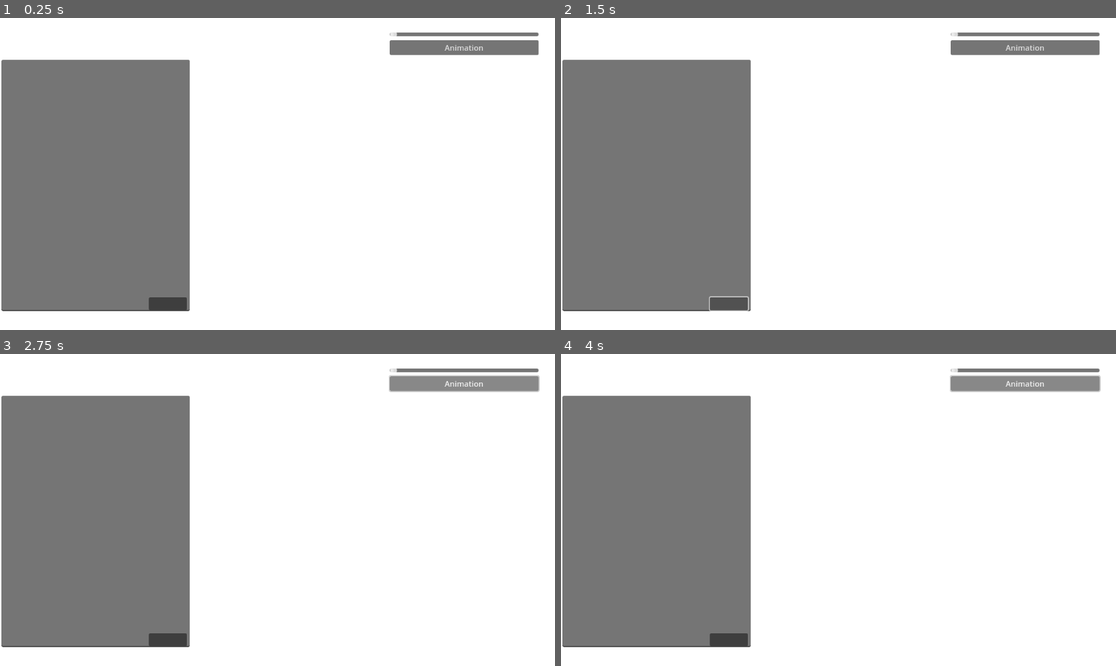
Above: before the commit, frames 1-4 (two rows, left to right).
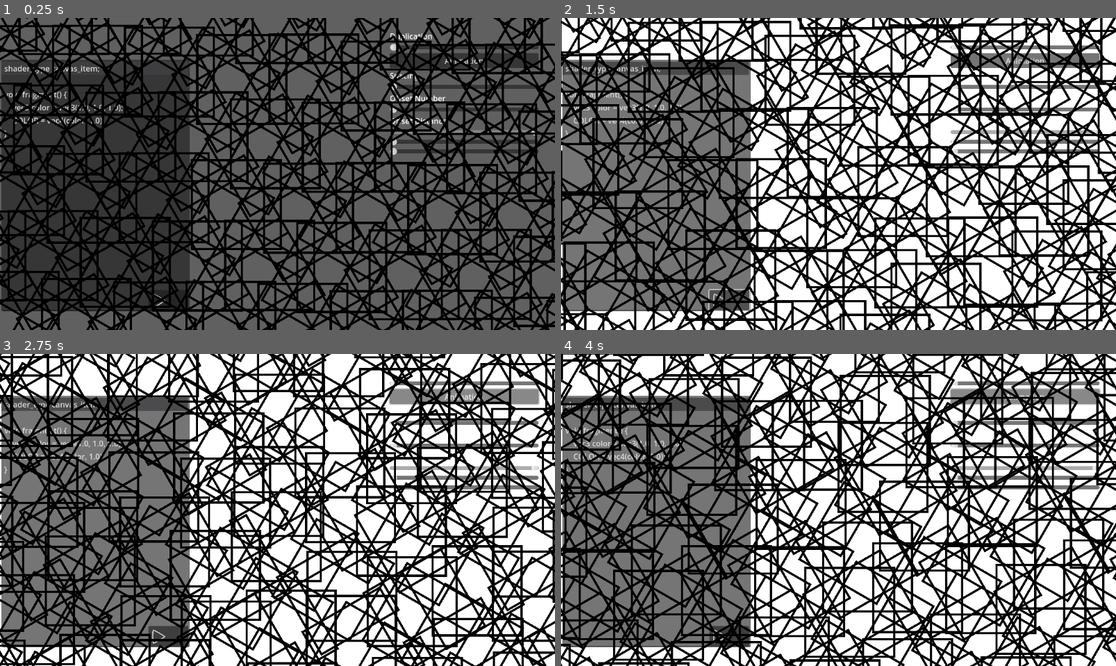
Above: after the commit, the same moments.

Repository: Juju-brz/GDVJ
Game: Godot game, scene res://01_Superpositions_géométriques.tscn
Same seed, same stepped clock (60 frames per second), same inputs: the game is played once before the commit and once after it. Before the commit the project starts from res://persianPattern.tscn.
Inputs (mouse positions are in pixels of both pictures, inside the frame that each line leads up to; where the layout moved, square brackets give the same spot in the first picture):
- Up to frame 1 (0.25 s): no input
- Up to frame 2 (1.5 s): click "Animation" at 0.5 s; click (727, 298) [727, 305] at 1.25 s
- Up to frame 3 (2.75 s): click "Animation" at 2 s
- Up to frame 4 (4 s): click (727, 634) [727, 641] at 2.75 s; click "Animation" at 3.5 s

The runs differ from the first frame. In frame 1, 99% of the frame differs, in the area x 0-100%, y 0-100%; in frame 2, 49%; in frame 3, 50%; in frame 4, 50%.
Error before the commit: Invalid access to property or key 'value' on a base object of type 'null instance'. (res://Rose_window_script_01.gd:133)

Commit message:
NameCorrection

Diff:
--- /dev/null
+++ b/01_Superpositions_géométriques.tscn
@@ -0,0 +1,126 @@
+[gd_scene load_steps=9 format=3 uid="uid://qywxpr5vvcjj"]
+
+[ext_resource type="Script" uid="uid://c4hfbx71iow0l" path="res://01_Superpositions_Géometriques_MainScript.gd" id="1_um0o5"]
+[ext_resource type="Shader" uid="uid://cmfsoauknrqx6" path="res://persianPattern.gdshader" id="2_4e16f"]
+[ext_resource type="Texture2D" uid="uid://cxk1yqvdskdin" path="res://geometries/Square.svg" id="3_evy8j"]
+[ext_resource type="Script" uid="uid://dopbw671o2emm" path="res://code_edit.gd" id="4_pyqlm"]
+[ext_resource type="Texture2D" uid="uid://cwr75hikdjaj7" path="res://play.svg" id="5_4e16f"]
+
+[sub_resource type="ShaderMaterial" id="ShaderMaterial_f05lg"]
+shader = ExtResource("2_4e16f")
+
+[sub_resource type="ShaderMaterial" id="ShaderMaterial_73kxq"]
+
+[sub_resource type="SyntaxHighlighter" id="SyntaxHighlighter_evy8j"]
+
+[node name="Node2D" type="Node2D"]
+script = ExtResource("1_um0o5")
+
+[node name="ColorRect" type="ColorRect" parent="."]
+material = SubResource("ShaderMaterial_f05lg")
+offset_right = 1164.0
+offset_bottom = 674.0
+color = Color(0.3770668, 0.3770668, 0.3770668, 1)
+
+[node name="Square" type="Sprite2D" parent="."]
+material = SubResource("ShaderMaterial_73kxq")
+position = Vector2(582, 337.00003)
+scale = Vector2(0.4, 0.4)
+texture = ExtResource("3_evy8j")
+
+[node name="Control" type="Control" parent="."]
+layout_mode = 3
+anchors_preset = 0
+offset_right = 40.0
+offset_bottom = 40.0
+
+[node name="VBoxContainer" type="VBoxContainer" parent="Control"]
+layout_mode = 0
+offset_left = 809.0
+offset_top = 26.0
+offset_right = 1118.0
+offset_bottom = 334.0
+
+[node name="Label2" type="Label" parent="Control/VBoxContainer"]
+layout_mode = 2
+text = "Duplication"
+
+[node name="HSlider" type="HSlider" parent="Control/VBoxContainer"]
+layout_mode = 2
+min_value = 3.0
+max_value = 10.0
+value = 3.0
+
+[node name="Button" type="Button" parent="Control/VBoxContainer"]
+layout_mode = 2
+text = "Animation"
+
+[node name="Label" type="Label" parent="Control/VBoxContainer"]
+layout_mode = 2
+text = "Spacing"
+
+[node name="HSlider_spacing" type="HSlider" parent="Control/VBoxContainer"]
+layout_mode = 2
+min_value = 60.0
+value = 60.0
+
+[node name="Label3" type="Label" parent="Control/VBoxContainer"]
+layout_mode = 2
+text = "Offset Number"
+
+[node name="HSlider_nb_groups" type="HSlider" parent="Control/VBoxContainer"]
+layout_mode = 2
+min_value = 3.0
+max_value = 5.0
+value = 3.0
+
+[node name="Label4" type="Label" parent="Control/VBoxContainer"]
+layout_mode = 2
+text = "Offset Distance"
+
+[node name="HSlider_group_offset" type="HSlider" parent="Control/VBoxContainer"]
+layout_mode = 2
+min_value = 3.0
+max_value = 5.0
+value = 5.0
+
+[node name="HSlider_grid_width" type="HSlider" parent="Control/VBoxContainer"]
+layout_mode = 2
+min_value = 25.0
+value = 25.0
+
+[node name="HSlider_grid_height" type="HSlider" parent="Control/VBoxContainer"]
+layout_mode = 2
+min_value = 50.0
+value = 50.0
+
+[node name="CodeEdit" type="CodeEdit" parent="Control"]
+layout_mode = 0
+offset_left = 3.0
+offset_top = 87.0
+offset_right = 394.0
+offset_bottom = 609.0
+text = "shader_type canvas_item;
+
+void fragment() {
+    vec3 color = vec3(1.0, 1.0, 1.0);
+    COLOR = vec4(color, 1.0);
+}"
+syntax_highlighter = SubResource("SyntaxHighlighter_evy8j")
+highlight_all_occurrences = true
+highlight_current_line = true
+script = ExtResource("4_pyqlm")
+
+[node name="Button" type="Button" parent="Control/CodeEdit"]
+layout_mode = 0
+offset_left = 305.0
+offset_top = 478.0
+offset_right = 388.0
+offset_bottom = 520.0
+
+[node name="Play" type="Sprite2D" parent="Control/CodeEdit/Button"]
+position = Vector2(21.5, 22.135)
+scale = Vector2(0.15, 0.15)
+texture = ExtResource("5_4e16f")
+
+[connection signal="pressed" from="Control/CodeEdit/Button" to="Control/CodeEdit" method="_on_button_pressed"]
--- a/Rose_window.tscn
+++ b/Rose_window.tscn
@@ -1,7 +1,7 @@
 [gd_scene load_steps=3 format=3 uid="uid://b30yp4ghnqw3t"]
 
 [ext_resource type="Script" uid="uid://sdanmghveoj4" path="res://rose_window.gd" id="1_4ghl8"]
-[ext_resource type="Texture2D" uid="uid://wbmbcwrbpj8n" path="res://Circle.svg" id="1_v1r3m"]
+[ext_resource type="Texture2D" uid="uid://wbmbcwrbpj8n" path="res://geometries/Circle.svg" id="1_v1r3m"]
 
 [node name="Node2D" type="Node2D"]
 script = ExtResource("1_4ghl8")
--- a/persianPattern.tscn
+++ /dev/null
@@ -1,64 +0,0 @@
-[gd_scene load_steps=7 format=3 uid="uid://qywxpr5vvcjj"]
-
-[ext_resource type="Shader" uid="uid://cmfsoauknrqx6" path="res://persianPattern.gdshader" id="1_l6xcm"]
-[ext_resource type="Texture2D" uid="uid://cxk1yqvdskdin" path="res://Square.svg" id="3_oevug"]
-[ext_resource type="Script" uid="uid://dopbw671o2emm" path="res://code_edit.gd" id="4_73kxq"]
-[ext_resource type="Script" uid="uid://c4hfbx71iow0l" path="res://Rose_window_script_01.gd" id="4_oevug"]
-
-[sub_resource type="ShaderMaterial" id="ShaderMaterial_f05lg"]
-shader = ExtResource("1_l6xcm")
-
-[sub_resource type="ShaderMaterial" id="ShaderMaterial_73kxq"]
-
-[node name="Node2D" type="Node2D"]
-script = ExtResource("4_oevug")
-
-[node name="ColorRect" type="ColorRect" parent="."]
-material = SubResource("ShaderMaterial_f05lg")
-offset_right = 1164.0
-offset_bottom = 674.0
-
-[node name="Square" type="Sprite2D" parent="."]
-material = SubResource("ShaderMaterial_73kxq")
-position = Vector2(576, 420)
-scale = Vector2(0.63, 0.63)
-texture = ExtResource("3_oevug")
-
-[node name="Control" type="Control" parent="."]
-layout_mode = 3
-anchors_preset = 0
-offset_right = 40.0
-offset_bottom = 40.0
-
-[node name="VBoxContainer" type="VBoxContainer" parent="Control"]
-layout_mode = 0
-offset_left = 809.0
-offset_top = 26.0
-offset_right = 1118.0
-offset_bottom = 254.0
-
-[node name="HSlider" type="HSlider" parent="Control/VBoxContainer"]
-layout_mode = 2
-max_value = 10.0
-
-[node name="Button" type="Button" parent="Control/VBoxContainer"]
-layout_mode = 2
-text = "Animation"
-
-[node name="CodeEdit" type="CodeEdit" parent="Control"]
-layout_mode = 0
-offset_left = 3.0
-offset_top = 87.0
-offset_right = 394.0
-offset_bottom = 609.0
-script = ExtResource("4_73kxq")
-
-[node name="Button" type="Button" parent="Control/CodeEdit"]
-layout_mode = 0
-offset_left = 306.0
-offset_top = 493.0
-offset_right = 385.0
-offset_bottom = 520.0
-
-[connection signal="value_changed" from="Control/VBoxContainer/HSlider" to="." method="_on_h_slider_value_changed"]
-[connection signal="pressed" from="Control/CodeEdit/Button" to="Control/CodeEdit" method="_on_button_pressed"]
Renamed: Rose_window_script_01.gd -> 01_Superpositions_Géometriques_MainScript.gd
Renamed: Rose_window_script_01.gd.uid -> 01_Superpositions_Géometriques_MainScript.gd.uid
